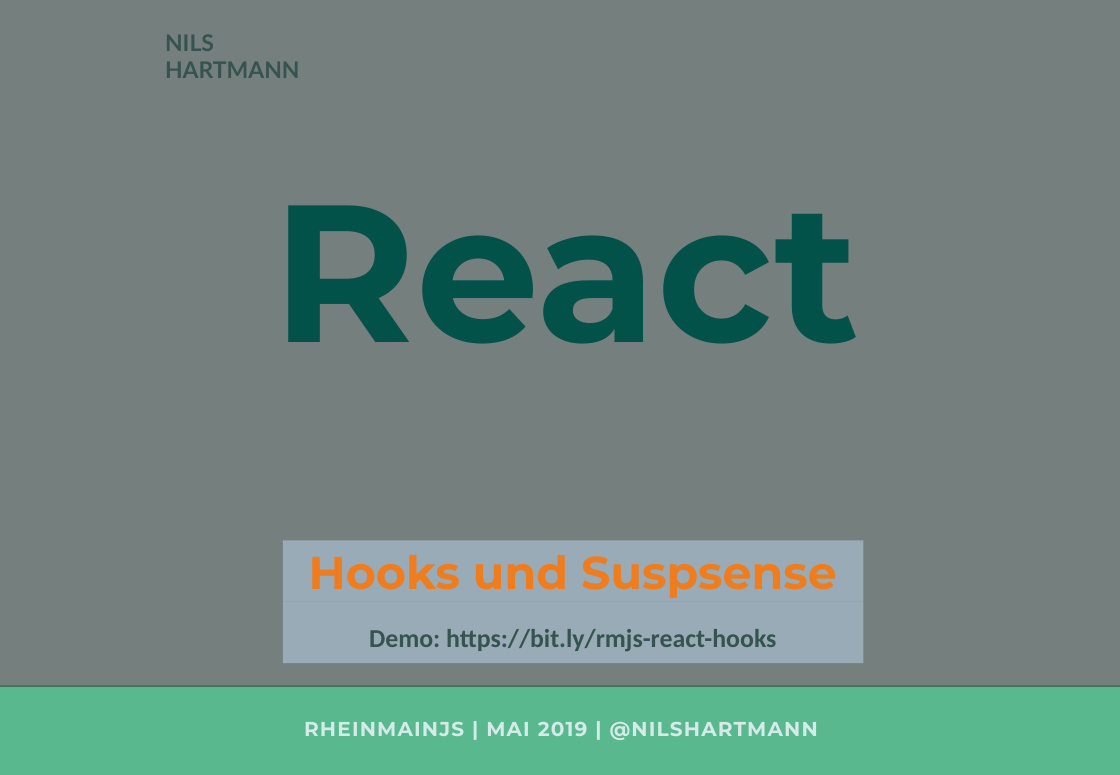
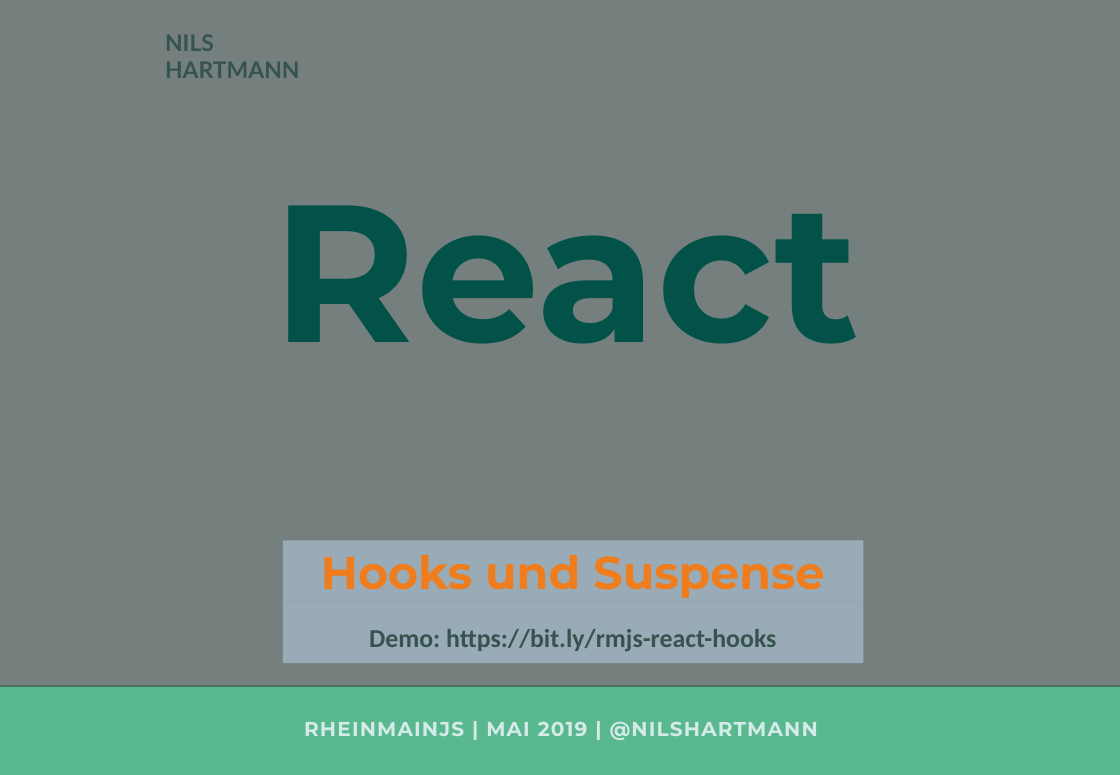
Before and after one commit to nilshartmann/react-hook-and-suspense, a slide deck: slide 1 of rheinmainjs.pptx. Drawn at 1120x775 pixels with LibreOffice and Linux fonts; fonts in the diff are those of the drawing; background and template pictures are left out; a plain dark background stands for a picture behind light text. Boxes give left, top, right and bottom in pixels: in the first picture for what was removed or moved away, otherwise in the second. Text is boxed around its words. In the diff, an @@ line names an element or a change of style, - is before the commit and + after.

```diff
--- a/rheinmainjs.pptx
+++ b/rheinmainjs.pptx
@@ text in rectangle at box(321, 555, 824, 598): text changed @@
-Hooks und Suspsense
+Hooks und Suspense
```
Also in this commit, not shown: 1 other file.
